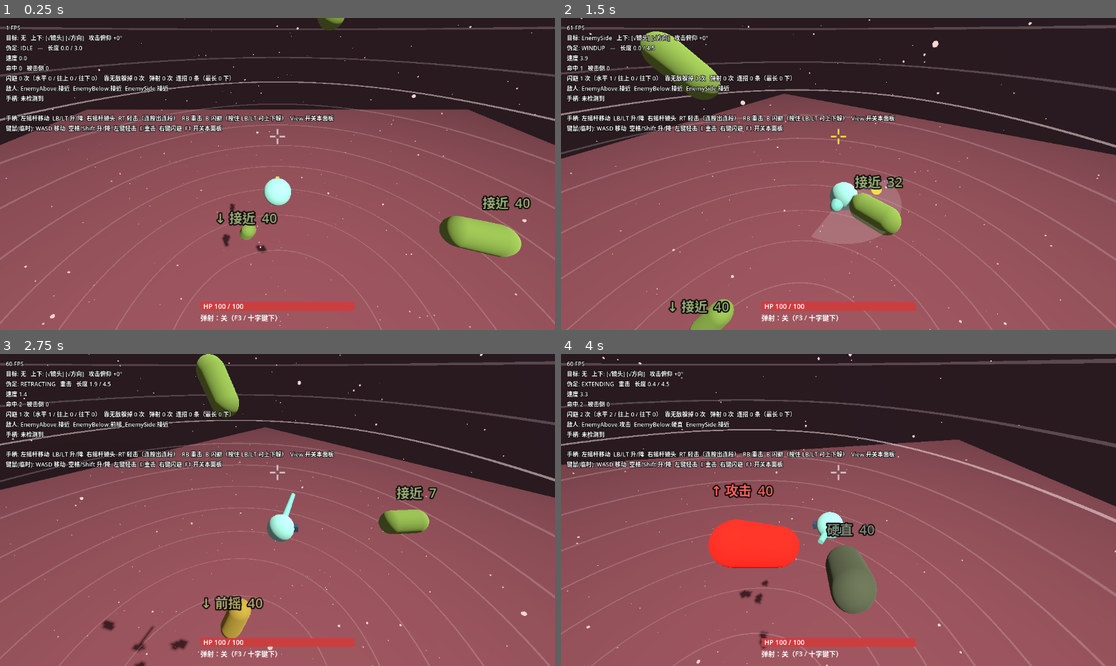
Above: before the commit, frames 1-4 (two rows, left to right).
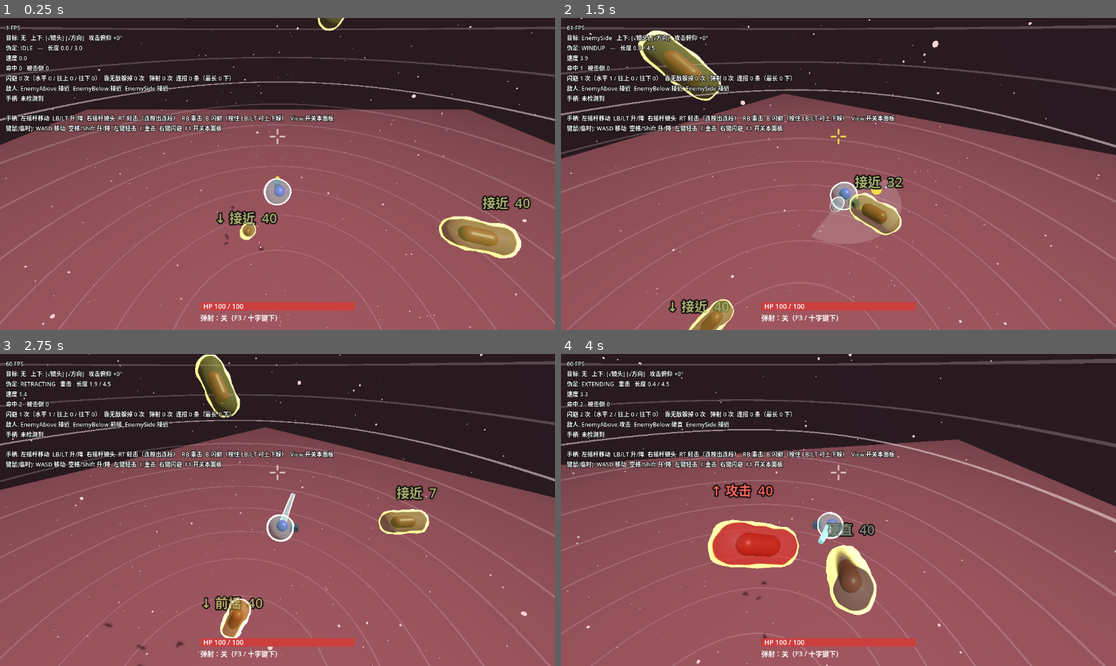
Above: after the commit, the same moments.

Repository: paddypasteur/cellgod
Game: Godot game, scene res://scenes/arena.tscn
Same seed, same stepped clock (60 frames per second), same inputs: the game is played once before the commit and once after it.
Inputs (mouse positions are in pixels of both pictures, inside the frame that each line leads up to):
- Up to frame 1 (0.25 s): no input
- Up to frame 2 (1.5 s): move the mouse to (960, 158) at 0.52 s; hold D (move_right) 0.53-1.28 s; right-click (960, 158) at 0.6 s; click (960, 158) at 0.67 s; move the mouse to (727, 189) at 1.27 s; hold S (move_back) from 1.28 s (still down); tap E (heavy_attack) at 1.35 s
- Up to frame 3 (2.75 s): move the mouse to (333, 441) at 2.02 s; release S (move_back) at 2.03 s; hold D (move_right) from 2.03 s (still down); click (333, 441) at 2.1 s
- Up to frame 4 (4 s): move the mouse to (810, 572) at 2.77 s; release D (move_right) at 2.78 s; hold W (move_forward) 2.78-3.53 s; right-click (810, 572) at 2.85 s; click (810, 572) at 2.92 s; move the mouse to (1005, 556) at 3.52 s; hold A (move_left) from 3.53 s (still down); tap E (heavy_attack) at 3.6 s

The runs differ from the first frame. In frame 1, 2.1% of the frame differs, in the area x 40-94%, y 0-78%; in frame 2, 3.0%; in frame 3, 2.7%; in frame 4, 3.9%, in the area x 26-57%, y 50-95%.

Commit message:
细胞材质：半透明膜 + 实核 + 膜流动 + 硬边缘高光；免疫族/细菌族分色；伪足挥击时刃化
- shaders/cell_membrane.gdshader：顶点起伏、菲涅尔硬边、hardness 控制刃化
- CellLook 资源（Player/Enemy 的 look），核用代码生成
- 敌人状态色染在膜上，前摇时描边增强
- docs：记录扳机 bug 对数据的影响，回复策划

Co-Authored-By: Claude Opus 5.5 <noreply@anthropic.com>

Diff:
--- a/scripts/enemy/enemy.gd
+++ b/scripts/enemy/enemy.gd
@@ -68,9 +68,14 @@
 @export var recover_time: float = 0.9
 
 @export_group("表现")
+## 细胞观感（细菌族配色：暖色、病态，膜起伏更快更碎）。为空时用默认值。
+## 下面的状态颜色是染在膜上的
+@export var look: CellLook
 ## 前摇结束时膨胀到多大
 @export var windup_swell: float = 1.35
-@export var color_idle: Color = Color(0.45, 0.6, 0.25)
+## 前摇结束时边缘高光增强到几倍：膨胀 + 变色 + 发亮，起手一眼可读
+@export var windup_rim_boost: float = 2.5
+@export var color_idle: Color = Color(0.55, 0.62, 0.22)
 @export var color_windup: Color = Color(1.0, 0.45, 0.1)
 @export var color_attack: Color = Color(1.0, 0.15, 0.1)
 @export var color_recover: Color = Color(0.3, 0.35, 0.25)
@@ -96,7 +101,7 @@
 var _attack_landed: bool = false
 var _spawn_position: Vector3 = Vector3.ZERO
 var _player: Player = null
-var _material: StandardMaterial3D = null
+var _material: ShaderMaterial = null
 
 @onready var _visual: Node3D = $Visual
 @onready var _mesh: MeshInstance3D = $Visual/Mesh
@@ -112,10 +117,7 @@
     _spawn_position = global_position
     _orbit_sign = 1.0 if randf() < 0.5 else -1.0
     _cooldown = randf_range(attack_cooldown_min, attack_cooldown_max)
-    # 复制材质，否则所有敌人共用一份，一只变色全部变色
-    var source := _mesh.get_active_material(0) as StandardMaterial3D
-    _material = (source.duplicate() as StandardMaterial3D) if source != null else StandardMaterial3D.new()
-    _mesh.material_override = _material
+    _apply_look()
     _find_player()
 
 
@@ -308,22 +310,43 @@
 
 # ---------------------------------------------------------------- 表现
 
+## 每只敌人一份膜材质（否则一只变色全部变色），再在杆状身体里放一个实核
+func _apply_look() -> void:
+    if look == null:
+        look = CellLook.bacteria_default()
+    _material = look.make_membrane_material()
+    _mesh.material_override = _material
+    var body := _mesh.mesh as CapsuleMesh
+    var core_mesh := CapsuleMesh.new()
+    var r: float = (body.radius if body != null else 0.45) * look.core_scale
+    core_mesh.radius = r
+    core_mesh.height = maxf((body.height if body != null else 1.8) * look.core_scale, r * 2.0)
+    core_mesh.material = look.make_core_material()
+    var core := MeshInstance3D.new()
+    core.name = "Core"
+    core.mesh = core_mesh
+    _mesh.add_child(core)
+
+
 func _update_visuals() -> void:
     var facing: Vector3 = _attack_dir if _state == State.WINDUP or _state == State.ATTACK else _dir_to_player()
     var scale_factor: float = 1.0
     var color: Color = color_idle
+    var rim: float = look.rim_strength
     match _state:
         State.WINDUP:
             var p: float = _windup_progress()
             scale_factor = lerpf(1.0, windup_swell, p)
             color = color_idle.lerp(color_windup, p)
+            rim = lerpf(look.rim_strength, look.rim_strength * windup_rim_boost, p)
         State.ATTACK:
             color = color_attack
         State.RECOVER, State.HITSTUN:
             color = color_recover
     if _flash_timer > 0.0:
         color = color_hurt
-    _material.albedo_color = color
+    _material.set_shader_parameter(&"base_color", color)
+    _material.set_shader_parameter(&"rim_strength", rim)
     # 杆状身体的长轴指向攻击/玩家方向，冲刺方向一眼可读
     _visual.basis = _basis_facing(facing).scaled(Vector3.ONE * scale_factor)
     var arrow: String = ""
--- /dev/null
+++ b/scripts/fx/cell_look.gd
@@ -0,0 +1,71 @@
+class_name CellLook
+extends Resource
+## 一种细胞的观感参数：半透明膜（共用 cell_membrane 着色器）+ 里面的实核。
+## 主角和敌人各用一份，用配色和膜的质感分族（DESIGN：免疫族 vs 细菌族要一眼分得开）。
+## 全部是材质参数，没有贴图、没有建模，仍然是白盒。
+
+const MEMBRANE_SHADER: Shader = preload("res://shaders/cell_membrane.gdshader")
+
+@export_group("膜")
+@export var membrane_color: Color = Color(0.55, 0.85, 0.8)
+## 膜的不透明度。太高看不见核，太低和背景糊在一起
+@export_range(0.0, 1.0) var membrane_alpha: float = 0.4
+@export var rim_color: Color = Color(0.85, 1.0, 1.0)
+@export_range(0.0, 6.0) var rim_strength: float = 2.0
+@export_range(0.0, 1.0) var rim_edge: float = 0.6
+@export_range(0.001, 1.0) var rim_softness: float = 0.12
+## 膜流动的速度 / 起伏幅度（米）/ 疏密。细菌族更快更碎，模拟粗糙带毛的表面
+@export var flow_speed: float = 0.6
+@export var flow_amplitude: float = 0.03
+@export var flow_scale: float = 3.0
+
+@export_group("核")
+@export var core_color: Color = Color(0.2, 0.2, 0.55)
+## 核的大小（相对膜的尺寸）
+@export_range(0.05, 0.95) var core_scale: float = 0.42
+## 核偏离中心多少（相对膜的尺寸）。真实细胞的核不在正中，偏一点更像活的
+@export var core_offset: Vector3 = Vector3(0.08, 0.05, 0.0)
+
+
+func make_membrane_material() -> ShaderMaterial:
+    var m := ShaderMaterial.new()
+    m.shader = MEMBRANE_SHADER
+    m.set_shader_parameter(&"base_color", membrane_color)
+    m.set_shader_parameter(&"body_alpha", membrane_alpha)
+    m.set_shader_parameter(&"rim_color", rim_color)
+    m.set_shader_parameter(&"rim_strength", rim_strength)
+    m.set_shader_parameter(&"rim_edge", rim_edge)
+    m.set_shader_parameter(&"rim_softness", rim_softness)
+    m.set_shader_parameter(&"flow_speed", flow_speed)
+    m.set_shader_parameter(&"flow_amplitude", flow_amplitude)
+    m.set_shader_parameter(&"flow_scale", flow_scale)
+    m.set_shader_parameter(&"hardness", 0.0)
+    return m
+
+
+func make_core_material() -> StandardMaterial3D:
+    var m := StandardMaterial3D.new()
+    m.albedo_color = core_color
+    m.roughness = 0.4
+    return m
+
+
+## 免疫族（主角）：冷色，淡青膜、深蓝紫核、近白的青色边缘
+static func immune_default() -> CellLook:
+    return CellLook.new()
+
+
+## 细菌族（敌人）：暖色、带病态感，橄榄黄绿膜、暗红褐核、黄色边缘；膜起伏更快更碎
+static func bacteria_default() -> CellLook:
+    var l := CellLook.new()
+    l.membrane_color = Color(0.55, 0.62, 0.22)
+    l.membrane_alpha = 0.5
+    l.rim_color = Color(1.0, 0.9, 0.4)
+    l.rim_strength = 1.6
+    l.flow_speed = 1.4
+    l.flow_amplitude = 0.04
+    l.flow_scale = 7.0
+    l.core_color = Color(0.4, 0.12, 0.08)
+    l.core_scale = 0.5
+    l.core_offset = Vector3.ZERO
+    return l
--- a/scripts/player/player.gd
+++ b/scripts/player/player.gd
@@ -240,6 +240,8 @@
 @export var show_reach_preview: bool = true
 ## 重击聚合到最后时膜鼓起部分沿攻击方向拉长到多少（相对身体直径）
 @export var bulge_max_stretch: float = 1.2
+## 细胞观感（半透明膜 + 实核 + 膜流动 + 边缘高光）。免疫族配色；为空时用默认值
+@export var look: CellLook
 
 ## 竞技场边界由 Arena 在运行时写入，不在这里调
 var arena_center: Vector3 = Vector3.ZERO
@@ -249,8 +251,11 @@
 var _invuln_timer: float = 0.0
 var _stun_timer: float = 0.0
 var _hurt_flash_timer: float = 0.0
-var _body_material: StandardMaterial3D = null
+## 身体膜的材质（受击闪红、无敌发白等都改它的颜色参数）
+var _body_material: ShaderMaterial = null
 var _body_base_color: Color = Color.WHITE
+## 伪足的材质：挥击时硬化成刃（hardness=1），收回时软回去
+var _pod_material: ShaderMaterial = null
 
 var _dodge_timer: float = 0.0
 var _dodge_cooldown_timer: float = 0.0
@@ -351,12 +356,7 @@
     _pod_query.exclude = [get_rid()]
     health = max_health
     _ensure_tiers()
-    # 复制身体材质用于受击闪红，不改动场景里的原材质
-    var source := _body_mesh.get_active_material(0) as StandardMaterial3D
-    if source != null:
-        _body_material = source.duplicate() as StandardMaterial3D
-        _body_mesh.material_override = _body_material
-        _body_base_color = _body_material.albedo_color
+    _apply_look()
 
 
 func _unhandled_input(event: InputEvent) -> void:
@@ -810,6 +810,28 @@
     HitFx.spawn(parent, hit_point, spray, slash, tier, fx_cytoplasm_color, fx_membrane_color)
 
 
+## 把观感资源套到身体、伪足、鼓包上，并在身体里放一个实核。
+## 核用代码生成而不是放进场景：它的大小和位置是观感参数的一部分，跟着 CellLook 走
+func _apply_look() -> void:
+    if look == null:
+        look = CellLook.immune_default()
+    _body_material = look.make_membrane_material()
+    _body_mesh.material_override = _body_material
+    _body_base_color = look.membrane_color
+    _pod_material = look.make_membrane_material()
+    _pod_mesh.material_override = _pod_material
+    _bulge_mesh.material_override = look.make_membrane_material()
+    var core_mesh := SphereMesh.new()
+    core_mesh.radius = body_radius * look.core_scale
+    core_mesh.height = body_radius * look.core_scale * 2.0
+    core_mesh.material = look.make_core_material()
+    var core := MeshInstance3D.new()
+    core.name = "Core"
+    core.mesh = core_mesh
+    core.position = look.core_offset * body_radius * 2.0
+    _body_mesh.add_child(core)
+
+
 ## 五档里没在检查器里配的，填上默认值。轻击压在最低档；受击比以前（定格 0.06、抖 0.6）往上调了一点
 func _ensure_tiers() -> void:
     if tier_light_hit == null:
@@ -1206,7 +1228,7 @@
         # 弹射窗口开着时身体发黄：窗口只有零点几秒，不提示的话玩家不知道它存在
         elif _bounce_window > 0.0:
             color = color.lerp(bounce_window_tint, 0.7)
-        _body_material.albedo_color = color
+        _body_material.set_shader_parameter(&"base_color", color)
 
     _aim_marker.visible = idle_or_windup
     if _aim_marker.visible:
@@ -1246,6 +1268,12 @@
             _basis_y_to(dir) * Basis.from_scale(Vector3(thickness, total, thickness)),
             dir * total * 0.5
         )
+        # 伪足聚合成刃：伸出、挥、停留时是硬的（不起伏、不透明、高光锐），收回时随长度软回去（解聚）
+        if _pod_material != null:
+            var hard: float = 1.0
+            if _pod_state == PodState.RETRACTING:
+                hard = clampf(_pod_length / maxf(_target_length, 0.001), 0.0, 1.0)
+            _pod_material.set_shader_parameter(&"hardness", hard)
 
 
 ## 扇形环带：从膜表面到伪足能伸到的距离，覆盖即将扫过的整个弧
--- /dev/null
+++ b/shaders/cell_membrane.gdshader
@@ -0,0 +1,47 @@
+// 细胞膜：半透明、缓慢流动起伏、边缘硬高光。主角和敌人共用，参数由 CellLook 资源给。
+// DESIGN《细胞的视觉系统》：两层结构（实核 + 半透明膜）、待机时膜在流动、轮廓必须硬。
+// 没有任何贴图：起伏用几组正弦叠出来，边缘高光用视线与法线的夹角（菲涅尔）算。
+shader_type spatial;
+render_mode blend_mix, depth_draw_opaque, cull_back, diffuse_burley, specular_schlick_ggx;
+
+// 膜的颜色和不透明度。半透明是为了看见里面的核
+uniform vec4 base_color : source_color = vec4(0.55, 0.85, 0.8, 1.0);
+uniform float body_alpha : hint_range(0.0, 1.0) = 0.4;
+// 边缘高光：保证半透明物体在任何背景下剪影都清楚（重叠时不糊成一团）
+uniform vec4 rim_color : source_color = vec4(0.85, 1.0, 1.0, 1.0);
+uniform float rim_strength : hint_range(0.0, 6.0) = 2.0;
+// 菲涅尔超过这个值才算"边缘"；越大边缘线越细
+uniform float rim_edge : hint_range(0.0, 1.0) = 0.6;
+// 边缘线的软硬：越小越硬
+uniform float rim_softness : hint_range(0.001, 1.0) = 0.12;
+// 膜的流动：速度、起伏幅度（米）、起伏的疏密
+uniform float flow_speed = 0.6;
+uniform float flow_amplitude = 0.03;
+uniform float flow_scale = 3.0;
+// 0 = 软膜；1 = 聚合成刃（不起伏、不透明、高光更锐）。伪足挥击时用
+uniform float hardness : hint_range(0.0, 1.0) = 0.0;
+
+float wobble(vec3 p, float t) {
+    return sin(p.x * flow_scale + t * 1.3)
+        * sin(p.y * flow_scale * 1.1 + t * 0.9)
+        * sin(p.z * flow_scale * 0.9 + t * 1.7);
+}
+
+void vertex() {
+    float t = TIME * flow_speed;
+    // 两层不同频率叠加，避免一眼看出是规则的正弦波
+    float w = wobble(VERTEX, t) + 0.5 * wobble(VERTEX * 2.1 + vec3(1.7, 0.3, 2.9), t * 1.6);
+    VERTEX += NORMAL * w * flow_amplitude * (1.0 - hardness);
+}
+
+void fragment() {
+    float fres = 1.0 - clamp(dot(NORMAL, VIEW), 0.0, 1.0);
+    float soft = mix(rim_softness, 0.02, hardness);
+    float rim = smoothstep(rim_edge - soft, rim_edge, fres);
+    ALBEDO = base_color.rgb;
+    // 边缘处不透明度拉高：剪影是实的，只有中间是透的
+    ALPHA = clamp(mix(body_alpha, 1.0, hardness) + rim * 0.7, 0.0, 1.0);
+    EMISSION = rim_color.rgb * rim * rim_strength;
+    ROUGHNESS = mix(0.55, 0.12, hardness);
+    SPECULAR = mix(0.35, 0.9, hardness);
+}
Not shown, added: scripts/fx/cell_look.gd.uid
Not shown, added: shaders/cell_membrane.gdshader.uid
Not shown, changed: docs/INBOX.md
Not shown, changed: docs/PLAYTEST.md
Not shown, changed: docs/STATE.md
